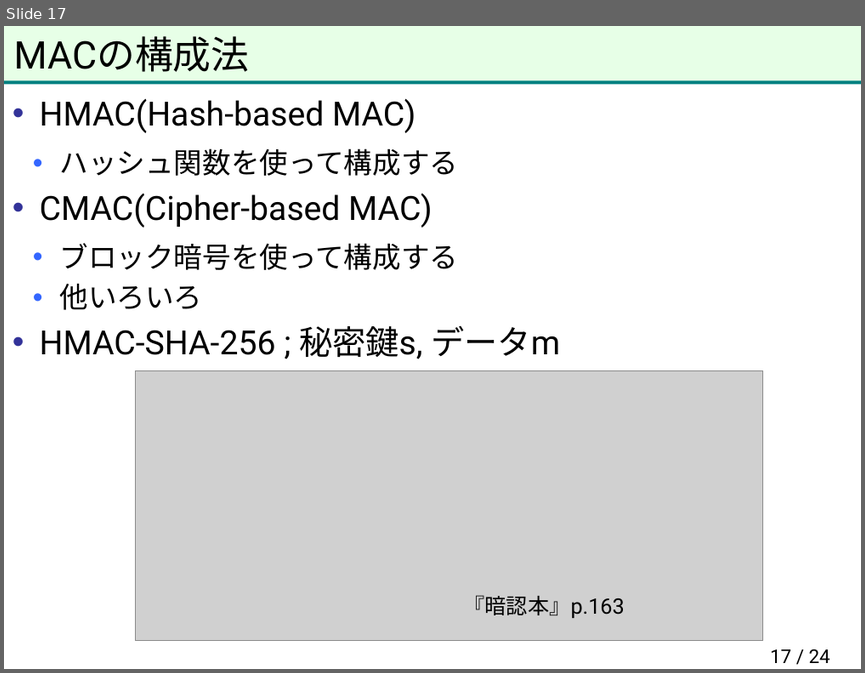
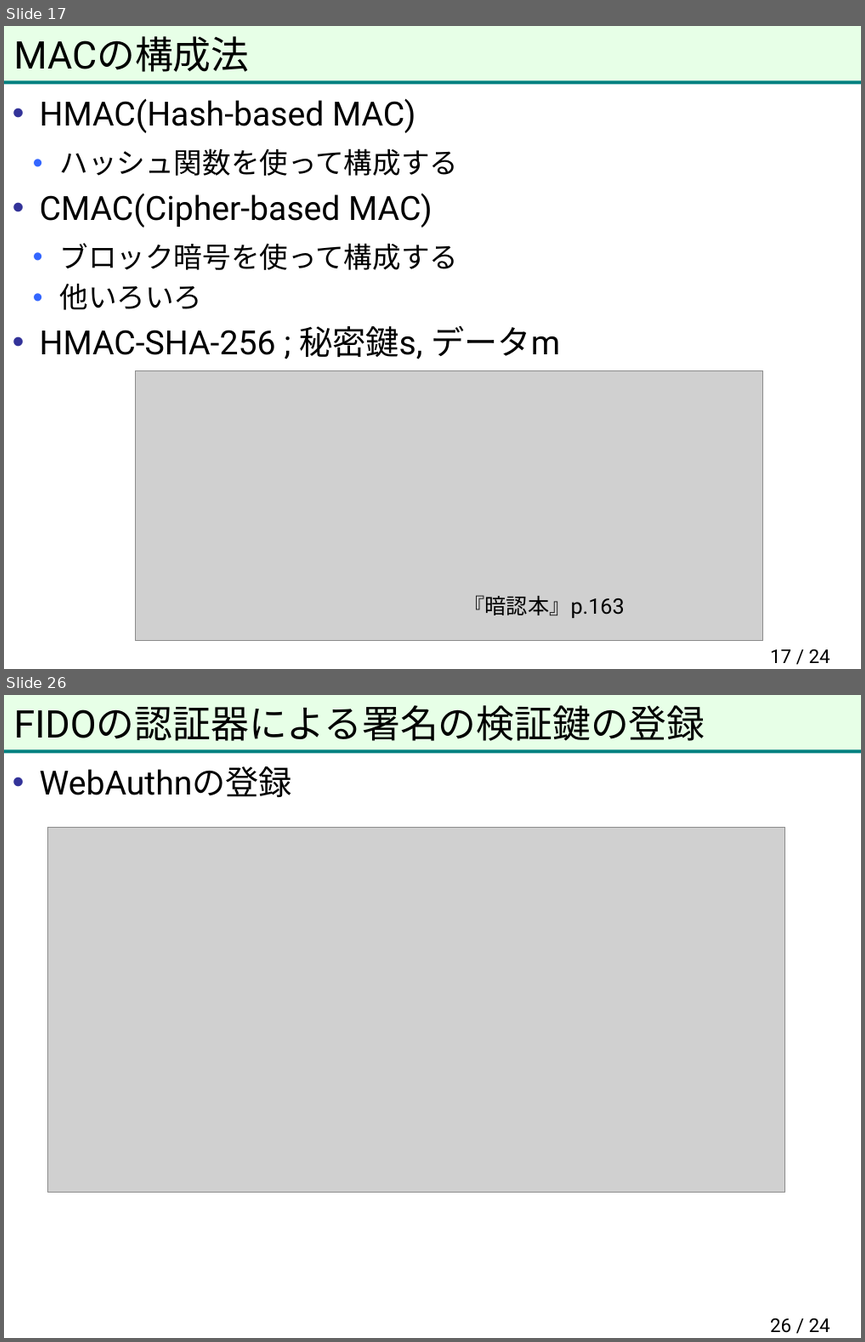
Before and after one commit to herumi/anninbon, a slide deck: lec/anninbon7.pptx. Shown one above the other, each under a label of ours: slide 17 before the commit, slides 17 and 26 after it; the slides between them are not shown. The pictures are 865x673 and 865x1342 pixels, drawn with LibreOffice and Linux fonts; fonts in the diff are those of the drawing; grey boxes stand for pictures; background and template pictures are left out. Boxes give left, top, right and bottom in pixels: in the first picture for what was removed or moved away, otherwise in the second. Text is boxed around its words. In the diff, an @@ line names an element or a change of style, - is before the commit and + after.

```diff
--- a/lec/anninbon7.pptx
+++ b/lec/anninbon7.pptx
@@ slide 26 added at (4, 695, 861, 1338), background #FFFFFF; not listed: 2 template elements that a slide beside it also shows @@
@@ title added at (14, 705, 705, 741), 32 pt, text #000000 @@
+FIDOの認証器による署名の検証鍵の登録
@@ text added at (40, 766, 292, 797), 28 pt, text #000000 @@
+• WebAuthnの登録
@@ picture added at (47, 828, 784, 1192) @@
@@ page number added at (770, 1318, 830, 1333), 16 pt, text #000000 @@
+26 / 24
```
Also in this commit, not shown: 9 other slides added.
